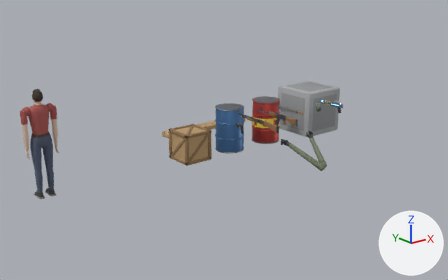
Renders of the Blender file models/impactbox-models.blend from each side of a commit.
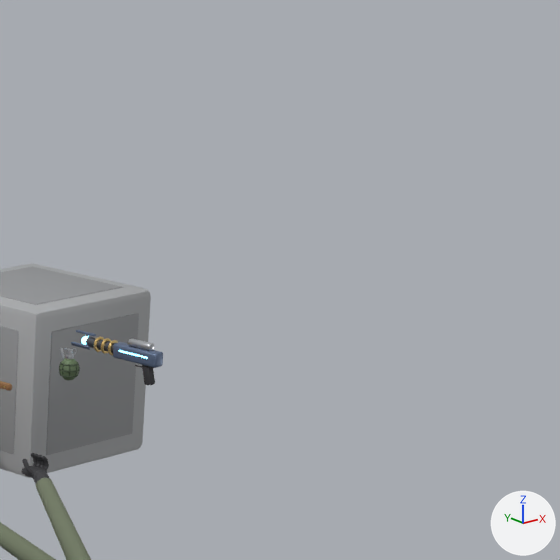
Each version is shown whole from a 50 mm camera at (-6.75, -9.51, 4.02) aimed at (0.44, -0.51, 0.43), then close up on the part from 67% to 100% of the width and 4% to 57% of the height. The axes (+X, +Y, +Z) are drawn at lower right. The lights are the same throughout. The older version's two pictures come first.

The scene before the commit, as lines of its bpy script (objects in view):
```python
me_block = bpy.data.meshes.new('Block')
me_block.from_pydata(...)  # 392 vertices, 378 faces; spans x -0.505..0.505, y -0.505..0.505, z -0.505..0.505
me_block.polygons.foreach_set('use_smooth', [True] * 378)
# faces by material slot: [54, 324]
me_block.materials.append(mat_concrete)  # grey #aaacad
me_block.materials.append(mat_concretedark)  # grey #959799
me_grabgun = bpy.data.meshes.new('GrabGun')
me_grabgun.from_pydata(...)  # 866 vertices, 842 faces; spans x -0.045..0.045, y -0.17..0.415, z -0.147..0.08
me_grabgun.polygons.foreach_set('use_smooth', [True] * 842)
# faces by material slot: [260, 16, 288, 108, 62, 108]
me_grabgun.materials.append(mat_grabbody)  # blue #697995
me_grabgun.materials.append(mat_gunmetal)  # dark grey #65676c
me_grabgun.materials.append(mat_brass)  # beige #ddbf7c
me_grabgun.materials.append(mat_glowcyan)  # cyan #89e7ff, glowing cyan #89e7ff
me_grabgun.materials.append(mat_steel)  # light grey #ced1d6
me_grabgun.materials.append(mat_polymer)  # dark grey #353538
me_handr = bpy.data.meshes.new('HandR')
me_handr.from_pydata(...)  # 526 vertices, 588 faces; spans x -0.036..0.245, y -0.734..0.078, z -0.353..0.027
me_handr.polygons.foreach_set('use_smooth', [True] * 588)
# faces by material slot: [484, 54, 50]
me_handr.materials.append(mat_glove)  # dark grey #3c3c3f
me_handr.materials.append(mat_glovepad)  # dark grey #59595b
me_handr.materials.append(mat_sleeve)  # greyish green #737c65
ob_block = bpy.data.objects.new('Block', me_block)
ob_block.location = (3.3, 0.0, 0.5)
ob_grabgun = bpy.data.objects.new('GrabGun', me_grabgun)
ob_grabgun.location = (2.5, -1.5, 1.0)
ob_handr = bpy.data.objects.new('HandR', me_handr)
ob_handr.location = (0.0, -2.6, 1.0)
# also in view: 'HandL' at (0.45, -2.91, 0.85)
```
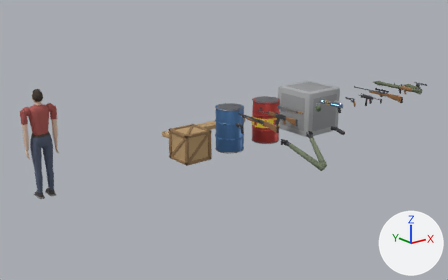
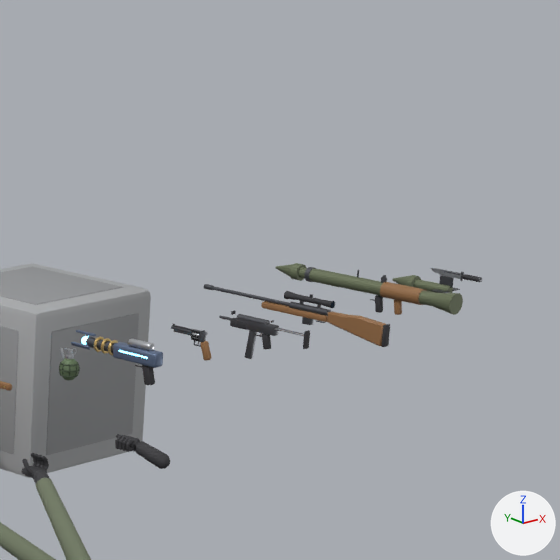
The change, as a list of edits to the scene's bpy script:
```text
Add ob_knifehand:
    ob_knifehand = bpy.data.objects.new('KnifeHand', me_knifehand)  # 510 vertices, 568 faces; spans x -0.037..0.105, y -0.197..0.058, z -0.096..0.034; in mat_glove (dark grey #3c3c3f), mat_glovepad (dark grey #59595b)
    ob_knifehand.location = (1.2, -2.6, 1.0)
Add ob_knife:
    ob_knife = bpy.data.objects.new('Knife', me_knife)  # 396 vertices, 372 faces; spans x -0.018..0.018, y -0.068..0.285, z -0.028..0.028; in mat_polymer (dark grey #353538), mat_gunmetal (dark grey #65676c), mat_steel (light grey #ced1d6)
    ob_knife.location = (5.5, -1.5, 1.0)
Add ob_rocket:
    ob_rocket = bpy.data.objects.new('Rocket', me_rocket)  # 92 vertices, 60 faces; spans x -0.08..0.08, y -0.145..0.27, z -0.08..0.08; in mat_olive (greyish green #6f795d), mat_gunmetal (dark grey #65676c)
    ob_rocket.location = (5.1, -1.5, 1.0)
Add ob_rocketlauncher:
    ob_rocketlauncher = bpy.data.objects.new('RocketLauncher', me_rocketlauncher)  # 504 vertices, 402 faces; spans x -0.062..0.062, y -0.51..0.75, z -0.081..0.143; in mat_olive (greyish green #6f795d), mat_wood (brown #956c45), mat_gunmetal (dark grey #65676c), mat_polymer (dark grey #353538), mat_steel (light grey #ced1d6)
    ob_rocketlauncher.location = (4.6, -1.5, 1.0)
Add ob_sniper:
    ob_sniper = bpy.data.objects.new('Sniper', me_sniper)  # 758 vertices, 634 faces; spans x -0.023..0.067, y -0.495..0.792, z -0.099..0.103; in mat_wood (brown #956c45), mat_polymer (dark grey #353538), mat_gunmetal (dark grey #65676c), mat_bore (black #191919), mat_steel (light grey #ced1d6), mat_lens (dark blue #27384b)
    ob_sniper.location = (4.0, -1.5, 1.0)
Add ob_smg:
    ob_smg = bpy.data.objects.new('SMG', me_smg)  # 620 vertices, 562 faces; spans x -0.022..0.028, y -0.342..0.262, z -0.191..0.057; in mat_gunmetal (dark grey #65676c), mat_polymer (dark grey #353538), mat_bore (black #191919), mat_steel (light grey #ced1d6)
    ob_smg.location = (3.5, -1.5, 1.0)
Add ob_revolver:
    ob_revolver = bpy.data.objects.new('Revolver', me_revolver)  # 668 vertices, 592 faces; spans x -0.029..0.029, y -0.097..0.182, z -0.101..0.059; in mat_gunmetal (dark grey #65676c), mat_steel (light grey #ced1d6), mat_bore (black #191919), mat_wood (brown #956c45)
    ob_revolver.location = (3.0, -1.5, 1.0)
```

Location of each change, (x1, y1, x2, y2) in pixels of the close-ups (560 x 560 px):
'RocketLauncher', added: after (275, 263, 463, 315)
    faces in mat_olive (greyish green #6f795d): (275, 263, 463, 315)
    faces in mat_wood (brown #956c45): (380, 282, 427, 315)
    faces in mat_polymer (dark grey #353538): (375, 295, 383, 313)
    faces in mat_gunmetal (dark grey #65676c): (305, 267, 387, 301)
'Sniper', added: after (204, 284, 390, 347)
    faces in mat_wood (brown #956c45): (261, 301, 386, 346)
    faces in mat_gunmetal (dark grey #65676c): (204, 284, 331, 325)
    faces in mat_polymer (dark grey #353538): (284, 291, 390, 347)
'SMG', added: after (219, 311, 310, 359)
    faces in mat_gunmetal (dark grey #65676c): (219, 311, 279, 359)
    faces in mat_polymer (dark grey #353538): (230, 318, 310, 349)
'KnifeHand', added: after (115, 434, 170, 469)
'Rocket', added: after (392, 275, 460, 293)
    faces in mat_olive (greyish green #6f795d): (392, 275, 453, 293)
    faces in mat_gunmetal (dark grey #65676c): (431, 275, 460, 293)
'Revolver', added: after (171, 324, 212, 361)
    faces in mat_gunmetal (dark grey #65676c): (171, 324, 206, 347)
    faces in mat_wood (brown #956c45): (200, 341, 212, 361)
'Knife', added: after (431, 268, 482, 282)
    faces in mat_steel (light grey #ced1d6): (431, 268, 461, 279)
